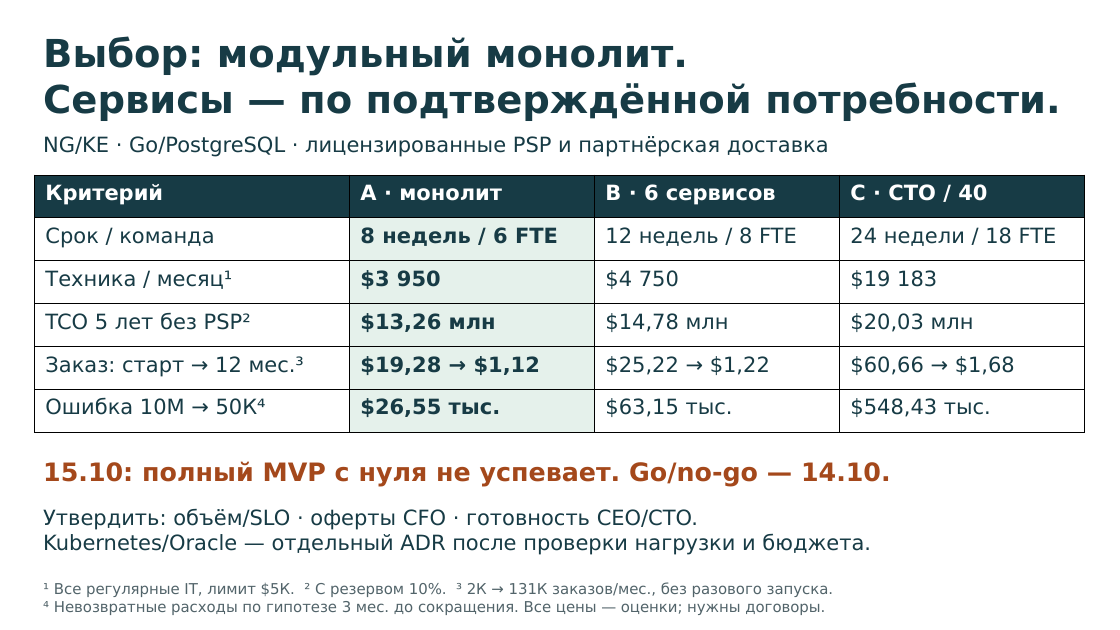
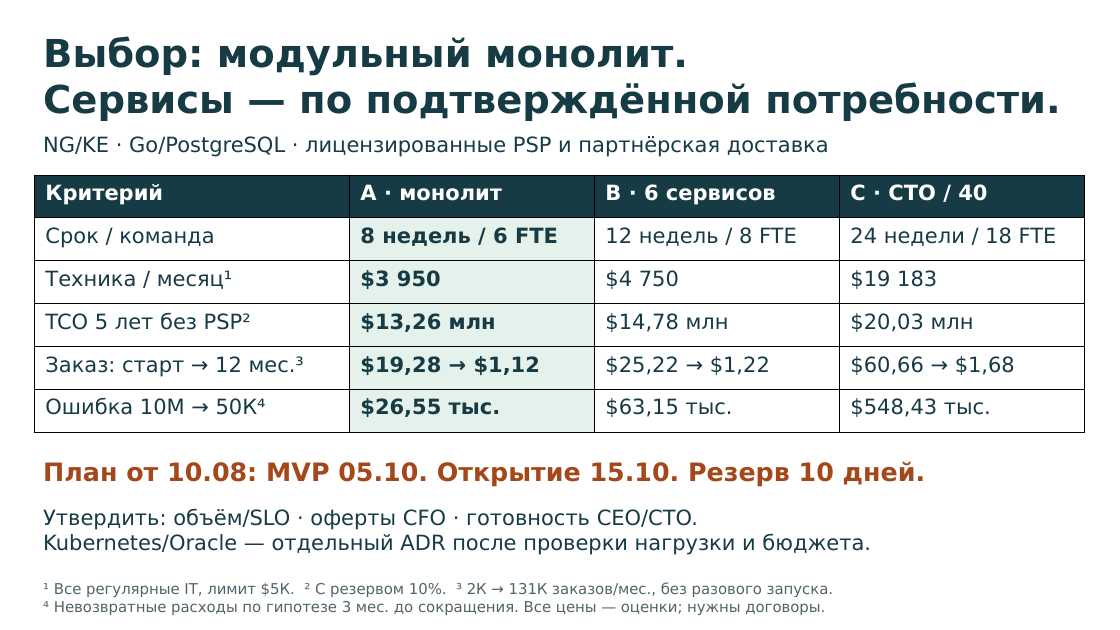
Before and after one commit to gininvadim290588/Ginin_Solution-Africa_Delivery-Sprint9, a slide deck: slide 1 of Task2/nairobi-slide.pptx. Drawn at 1120x630 pixels with LibreOffice and Linux fonts; fonts in the diff are those of the drawing. Boxes give left, top, right and bottom in pixels: in the first picture for what was removed or moved away, otherwise in the second. Text is boxed around its words. In the diff, an @@ line names an element or a change of style, - is before the commit and + after.

```diff
--- a/Task2/nairobi-slide.pptx
+++ b/Task2/nairobi-slide.pptx
@@ text at [43, 461, 925, 487]: text changed @@
-15.10: полный MVP с нуля не успевает. Go/no-go — 14.10.
+План от 10.08: MVP 05.10. Открытие 15.10. Резерв 10 дней.
```
Also in this commit, not shown: 29 other files.
